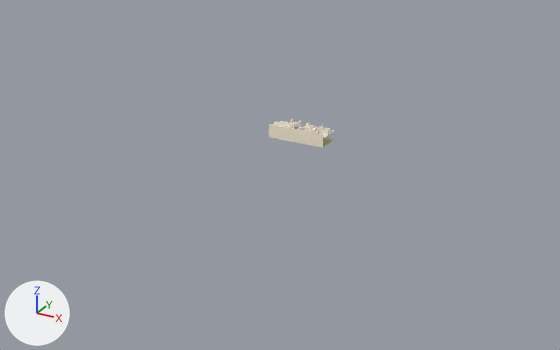
Before and after pictures for a commit that changed the glTF model code/src/App/components/ruben/campus/campus.glb.
One viewpoint serves both versions: a 50 mm camera at (99.8, -192.6, 83.0) aimed at (-2.3, -7.0, -9.8). The lights are fixed; the arrows at lower left show +X, +Y and +Z. Where no turn or scale is listed for an object, it has been applied to the vertices.

The first picture shows 'achtermuur', 'mediagrondverdiep2'.
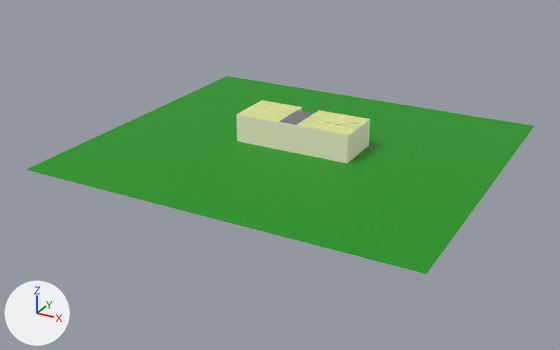
Patch to the scene script:
```diff
--- a/code/src/App/components/ruben/campus/campus.glb.py
+++ b/code/src/App/components/ruben/campus/campus.glb.py
@@ mat_material_007 @@
+mat_material_007 = principled_material('Material.007')
+mat_material_007.base_color = (0.744, 0.8, 0.288)  # yellow #e0e792
@@ mat_material_005 @@
+mat_material_005 = principled_material('Material.005')
+mat_material_005.base_color = (0.196, 0.196, 0.196)  # grey #7a7a7a
@@ mat_material_003 @@
+mat_material_003 = principled_material('Material.003')
+mat_material_003.base_color = (0.00447, 0.298, 0.0)  # green #0e9400
@@ me_plane_003 @@
+me_plane_003.from_pydata([(-8.3, -7.5, 0.0), (8.3, -7.5, 0.0), (8.3, 7.5, 0.0), (-8.3, 7.5, 0.0)], [], [(0, 1, 2), (0, 2, 3)])
+me_plane_003.materials.append(mat_material_007)  # yellow #e0e792
@@ me_plane_004 @@
+me_plane_004.from_pydata([(-3.01, -5.89, 0.0), (3.01, -5.89, 0.0), (3.01, 5.89, 0.0), (-3.01, 5.89, 0.0)], [], [(0, 1, 2), (0, 2, 3)])
+me_plane_004.materials.append(mat_material_005)  # grey #7a7a7a
@@ me_plane_005 @@
+me_plane_005.from_pydata([(-7.0, -7.5, 0.0), (7.0, -7.5, 0.0), (7.0, 7.5, 0.0), (-7.0, 7.5, 0.0)], [], [(0, 1, 2), (0, 2, 3)])
+me_plane_005.materials.append(mat_material_007)  # yellow #e0e792
@@ me_plane_001 @@
+me_plane_001.from_pydata([(-58.3, -52.3, 0.0), (58.3, -52.3, 0.0), (58.3, 52.3, 0.0), (-58.3, 52.3, 0.0)], [], [(0, 1, 2), (0, 2, 3)])
+me_plane_001.materials.append(mat_material_003)  # green #0e9400
@@ ob_mediagrondverdiep2 @@
 ob_mediagrondverdiep2 = bpy.data.objects.new('mediagrondverdiep2', me_plane_014)
-ob_mediagrondverdiep2.location = (5.3, 1.6, 2.3)
-ob_mediagrondverdiep2.scale = (4.08, 3.72, 1.49)
+ob_mediagrondverdiep2.location = (10.1, 2.7, 3.1)
+ob_mediagrondverdiep2.scale = (8.26, 7.55, 3.03)
@@ ob_achtermuur @@
 ob_achtermuur = bpy.data.objects.new('achtermuur', me_cube_046)
-ob_achtermuur.location = (0.3, -2.2, 1.5)
+ob_achtermuur.location = (0.0, -5.0, 1.6)
 ob_achtermuur.rotation_euler = (1.571, 0.0, -3.137)  # degrees (90, 0, -180)
-ob_achtermuur.scale = (9.0, 2.1, 0.0861)
+ob_achtermuur.scale = (18.2, 4.26, 0.174)
@@ ob_cube_063 @@
 ob_cube_063 = bpy.data.objects.new('Cube.063', me_cube_076)
-ob_cube_063.location = (8.7, 2.9, 1.4)
-ob_cube_063.scale = (0.317, 1.0, 0.498)
+ob_cube_063.location = (18.4, 2.8, 1.7)
+ob_cube_063.scale = (7.64, 4.22, 0.162)
@@ ob_cube_068 @@
 ob_cube_068.rotation_euler = (0.0, 0.0, 1.571)  # degrees (0, 0, 90)
-ob_cube_068.scale = (0.317, 1.0, 0.498)
+ob_cube_068.scale = (7.54, 4.32, 0.162)
@@ ob_mediagrond_001 @@
+ob_mediagrond_001 = bpy.data.objects.new('mediagrond.001', me_plane_003)
+ob_mediagrond_001.location = (10.1, 2.7, 5.9)
@@ ob_inkomgrondgelijkvloers_001 @@
+ob_inkomgrondgelijkvloers_001 = bpy.data.objects.new('inkomgrondgelijkvloers.001', me_plane_004)
+ob_inkomgrondgelijkvloers_001.location = (-1.1, 1.1, 5.9)
@@ ob_eetgrondgelijkvloers_001 @@
+ob_eetgrondgelijkvloers_001 = bpy.data.objects.new('eetgrondgelijkvloers.001', me_plane_005)
+ob_eetgrondgelijkvloers_001.location = (-11.1, 2.7, 5.9)
@@ ob_plane @@
+ob_plane = bpy.data.objects.new('Plane', me_plane_001)
+ob_plane.location = (0.0, 0.0, -2.7)
```

Boxes (x1, y1, x2, y2) around the edits, measured in the pictures (560 x 350 px):
'Plane', added (green)
    after: (26, 76, 534, 274)
'achtermuur', moved, rescaled (105% wider, 100% taller)
    before: (269, 124, 323, 148)
    after: (236, 114, 348, 163)
'mediagrond.001', added (yellow)
    after: (298, 110, 369, 135)
'eetgrondgelijkvloers.001', added
    after: (239, 101, 300, 121)
'Cube.063', moved, rescaled (not visible before)
    after: (347, 119, 370, 163)
'inkomgrondgelijkvloers.001', added
    after: (279, 110, 314, 125)
'Cube.068', rescaled (not visible before)
    after: (238, 100, 263, 116)
